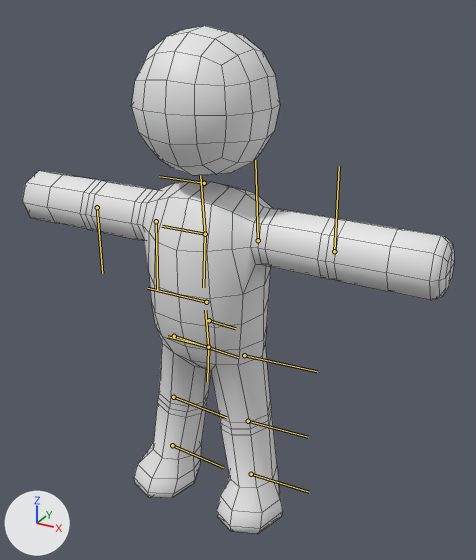
Two versions of the FBX model Assets/Models/Civilian/Civilian.FBX, one commit apart.
Both versions are drawn from a 50 mm camera at (0.0277, -0.0449, 0.0465) aimed at (0.0033, -0.0005, 0.0243). The axes (+X, +Y, +Z) are drawn at lower left. The lights are the same throughout. The bones that bend it are drawn over the model as lines. Mesh edges are drawn as thin lines.

Objects in the first picture: 'Civilian'.
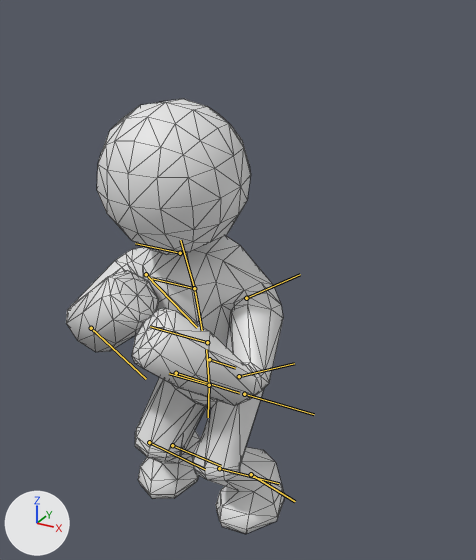
The newer file adds an action. The first version stands in its rest pose; the second is drawn at frame 24 of the action 'idle'.

Where the change shows, as pixel boxes (x1, y1, x2, y2) in the pictures (476 x 560 px):
'Civilian', posed (49% narrower, 14% shorter)
    before: (22, 26, 454, 534)
    after: (66, 99, 284, 534)
bone 'Civilian_pelvis', root to tip
    before: (209, 320) to (235, 328)
    after: (209, 359) to (235, 368)
bone 'Civilian_UpperlegL', root to tip
    before: (244, 355) to (317, 371)
    after: (244, 394) to (314, 414)
bone 'Civilian_LowerlegL', root to tip
    before: (248, 421) to (308, 437)
    after: (219, 468) to (279, 483)
bone 'Civilian_FootL', root to tip
    before: (251, 474) to (309, 492)
    after: (251, 474) to (295, 501)
bone 'Civilian_UpperlegR', root to tip
    before: (174, 336) to (238, 357)
    after: (176, 373) to (239, 393)
bone 'Civilian_LowerlegR', root to tip
    before: (173, 397) to (226, 417)
    after: (149, 442) to (205, 469)
bone 'Civilian_FootR', root to tip
    before: (172, 445) to (223, 467)
    after: (172, 445) to (221, 466)
bone 'Civilian_Spine2', root to tip
    before: (206, 302) to (147, 288)
    after: (207, 342) to (150, 326)
bone 'Civilian_Neck', root to tip
    before: (205, 234) to (162, 226)
    after: (194, 288) to (152, 278)
bone 'Civilian_Head', root to tip
    before: (204, 183) to (159, 176)
    after: (180, 253) to (135, 243)
bone 'Civilian_UpperarmL', root to tip
    before: (258, 240) to (255, 160)
    after: (246, 298) to (300, 274)
bone 'Civilian_ForearmL', root to tip
    before: (334, 251) to (339, 166)
    after: (239, 376) to (294, 363)
bone 'Civilian_UpperarmR', root to tip
    before: (156, 221) to (157, 289)
    after: (146, 274) to (197, 327)
bone 'Civilian_ForearmR', root to tip
    before: (97, 207) to (102, 273)
    after: (91, 328) to (146, 379)

What the commit changed:
Bone 'Civilian_pelvis' (bone_civilian_pelvis) moves from (0.0, 0.0, 0.0) to (0.159, 0.006, 0.0).
Bone 'Civilian_UpperlegL' (bone_civilian_upperlegl) turns from (0, 0, 0) to (2, -43, -3) degrees about its own x, y and z.
Bone 'Civilian_LowerlegL' (bone_civilian_lowerlegl) turns from (0, 0, 0) to (-61, 96, -56) degrees about its own x, y and z.
Bone 'Civilian_FootL' (bone_civilian_footl) turns from (0, 0, 0) to (19, -48, 0) degrees about its own x, y and z.
Bone 'Civilian_UpperlegR' (bone_civilian_upperlegr) turns from (0, 0, 0) to (-2, -43, 3) degrees about its own x, y and z.
Bone 'Civilian_LowerlegR' (bone_civilian_lowerlegr) turns from (0, 0, 0) to (61, 96, 56) degrees about its own x, y and z.
Bone 'Civilian_FootR' (bone_civilian_footr) turns from (0, 0, 0) to (-5, -42, 15) degrees about its own x, y and z.
Bone 'Civilian_Spine2' (bone_civilian_spine2) turns from (0, 0, 0) to (0, -17, 0) degrees about its own x, y and z.
Bone 'Civilian_Neck' (bone_civilian_neck) turns from (0, 0, 0) to (0, -10, 0) degrees about its own x, y and z.
Bone 'Civilian_Head' (bone_civilian_head) turns from (0, 0, 0) to (0, 19, 0) degrees about its own x, y and z.
Bone 'Civilian_UpperarmL' (bone_civilian_upperarml) turns from (0, 0, 0) to (6, -59, -60) degrees about its own x, y and z.
Bone 'Civilian_ForearmL' (bone_civilian_forearml) turns from (0, 0, 0) to (0, -103, 0) degrees about its own x, y and z.
Bone 'Civilian_UpperarmR' (bone_civilian_upperarmr) turns from (0, 0, 0) to (0, -62, 42) degrees about its own x, y and z.
Bone 'Civilian_ForearmR' (bone_civilian_forearmr) turns from (0, 0, 0) to (0, -122, 0) degrees about its own x, y and z.
